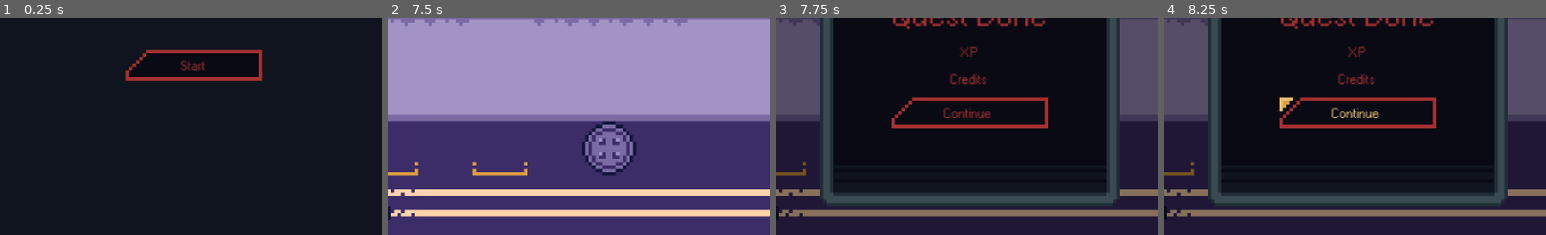
Above: before the commit, frames 1-4 (left to right).
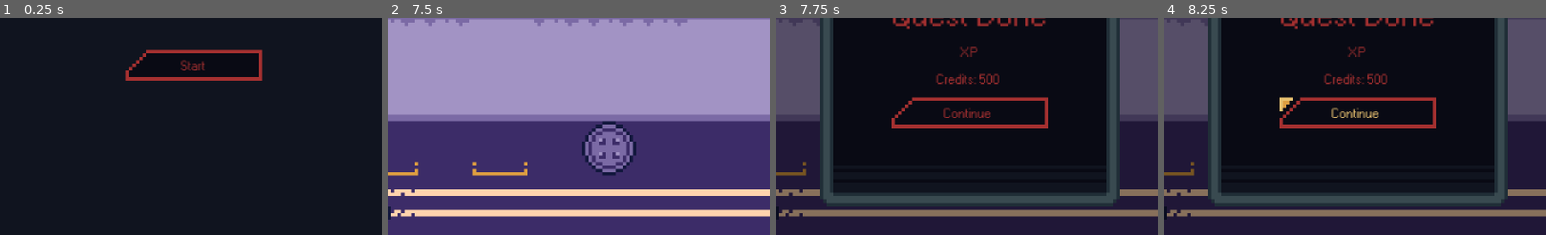
Above: after the commit, the same moments.

Repository: Paraldos/AdventureGame
Game: Godot game, scene res://title_screen/title_screen.tscn
Two runs of this game, one before a commit and one after it. Both use one fixed random seed, a clock stepped at 60 frames per second and the inputs below.
Inputs (mouse positions are % of the whole screen's width and height, from its top left):
- Up to frame 1 (0.25 s): no input
- Up to frame 2 (7.5 s): click "Start" at 0.5 s; move the mouse to (72, 45) at 1.27 s; move the mouse to (30, 55) at 2.02 s; tap Enter at 2.75, 5 s; move the mouse to (60, 28) at 2.77 s; click (50, 50) at 3.5 s; tap Space at 4.25 s; move the mouse to (45, 70) at 4.27 s; move the mouse to (80, 65) at 5.02 s; click (11, 61) at 5.77 s; click (82, 93) at 6.5 s; click (11, 61) at 7.27 s
- Up to frame 3 (7.75 s): no input
- Up to frame 4 (8.25 s): click "Continue" at 8 s
The pictures show only the part of the screen within x 25-75%, y 39-89%; the shares and areas given below are measured in that part.

Frames 1-2 are identical in both runs. In frame 3, 0.5% of the frame differs, in the area x 41-59%, y 25-31%; in frame 4, 0.5%.

Commit message:
added quest done message

Diff:
--- a/ui/quests/quest_done_notification.gd
+++ b/ui/quests/quest_done_notification.gd
@@ -1,4 +1,9 @@
 extends CanvasLayer
+
+@onready var credits_label: Label = %CreditsLabel
+
+func _ready():
+	credits_label.text = "Credits: %s" % GameData.credits
 
 func _on_background_btn_pressed() -> void:
 	print('background')
--- a/ui/quests/quest_done_notification.tscn
+++ b/ui/quests/quest_done_notification.tscn
@@ -75,7 +75,8 @@
 text = "XP"
 horizontal_alignment = 1
 
-[node name="Label3" type="Label" parent="Control/PanelContainer/MarginContainer/VBoxContainer"]
+[node name="CreditsLabel" type="Label" parent="Control/PanelContainer/MarginContainer/VBoxContainer"]
+unique_name_in_owner = true
 layout_mode = 2
 text = "Credits"
 horizontal_alignment = 1
